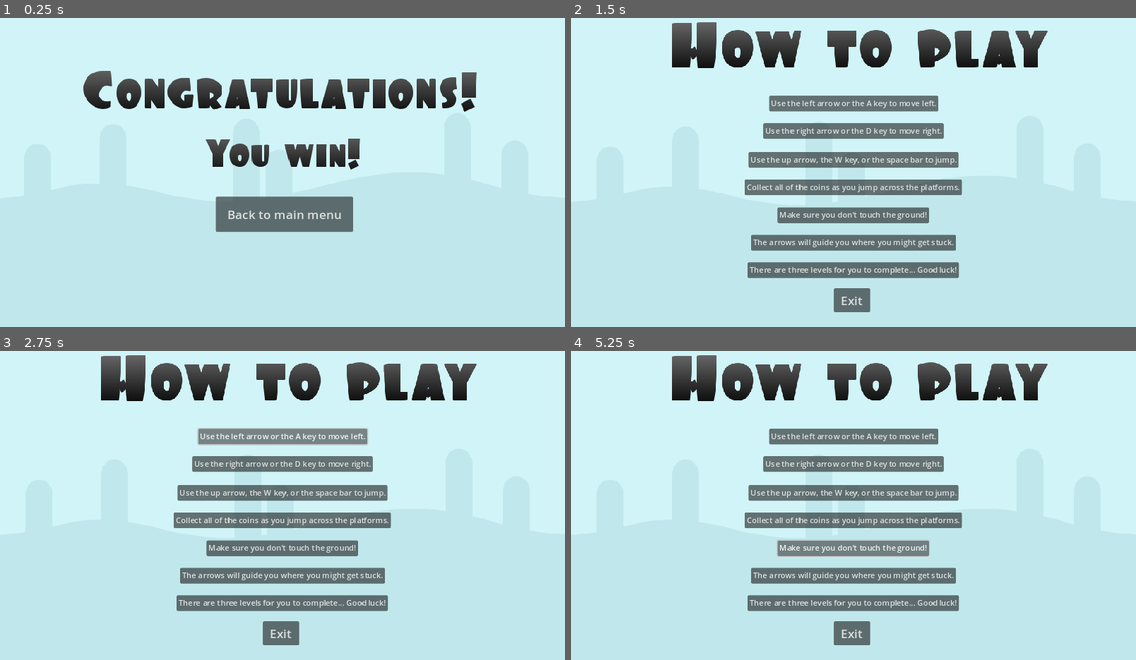
Above: before the commit, frames 1-4 (two rows, left to right).
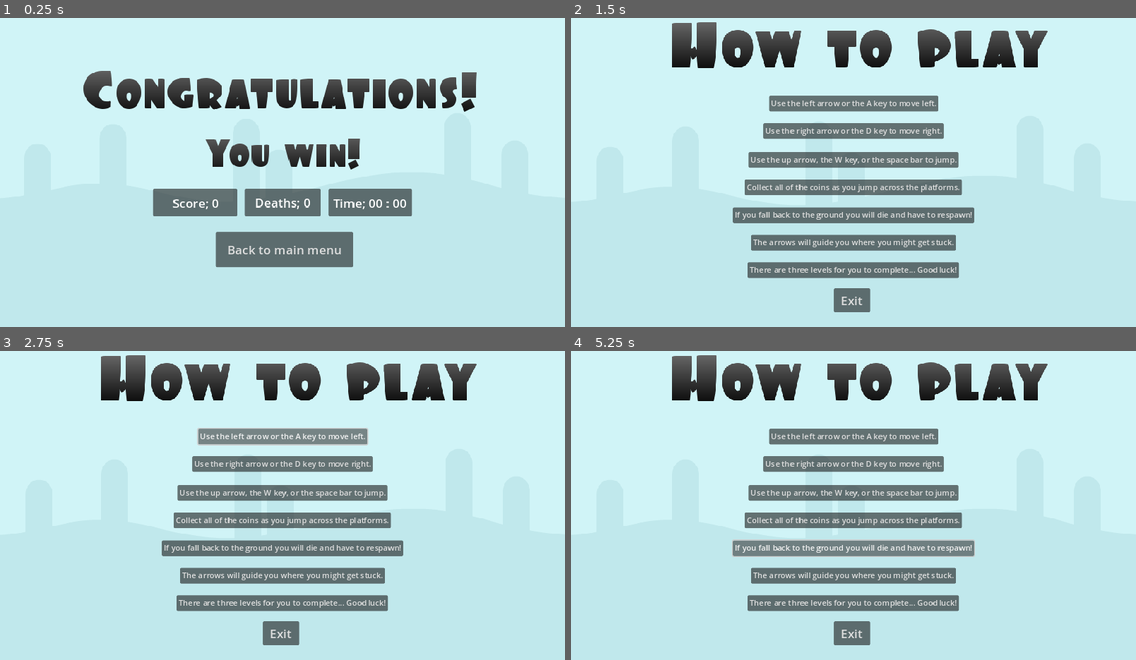
Above: after the commit, the same moments.

Repository: alisha356/Major-Project
Game: Godot game, scene res://end.tscn
Two runs of this game, one before a commit and one after it. Both use one fixed random seed, a clock stepped at 60 frames per second and the inputs below. This scene is started directly instead of the project's main scene.
Inputs:
- Up to frame 1 (0.25 s): no input
- Up to frame 2 (1.5 s): click "Back to main menu" at 0.5 s; click "How to play" at 1.25 s
- Up to frame 3 (2.75 s): click "Use the left arrow or the A k…" at 2 s
- Up to frame 4 (5.25 s): click "Use the right arrow or the D …" at 2.75 s; click "Use the up arrow, the W key, …" at 3.5 s; click "Collect all of the coins as y…" at 4.25 s; click "Make sure you don't touch the…" (after the commit: "If you fall back to the groun…") at 5 s

The runs differ from the first frame. In frame 1, 6.9% of the frame differs, in the area x 27-73%, y 55-81%; in frame 2, 1.1%; in frame 3, 1.1%; in frame 4, 1.2%.

Commit message:
Timer, score, and deaths update
Displayed the timer, score, and deaths variables after the user finishes the level.

Diff:
--- a/end.gd
+++ b/end.gd
@@ -1,5 +1,12 @@
 extends Node2D
+@onready var score = $"Score Text"
+@onready var deaths = $"Deaths Text"
+@onready var time = $"Time Text"
 
+func _ready():
+	time.text = "Time; " + str(global.time)
+	score.text = "Score; " + str(global.score)
+	deaths.text = "Deaths; " + str(global.deaths)
 
 func _on_button_pressed():
 	get_tree().change_scene_to_file("res://main_menu.tscn")
--- a/end.tscn
+++ b/end.tscn
@@ -28,10 +28,55 @@
 
 [node name="Button" type="Button" parent="."]
 offset_left = 440.0
-offset_top = 384.0
+offset_top = 456.0
 offset_right = 720.0
-offset_bottom = 456.0
+offset_bottom = 528.0
 theme_override_font_sizes/font_size = 25
 text = "Back to main menu"
 
+[node name="Score Background" type="Button" parent="."]
+offset_left = 312.0
+offset_top = 368.0
+offset_right = 484.0
+offset_bottom = 424.0
+theme_override_font_sizes/font_size = 25
+
+[node name="Score Text" type="Label" parent="."]
+offset_left = 352.0
+offset_top = 379.0
+offset_right = 446.0
+offset_bottom = 414.0
+theme_override_font_sizes/font_size = 25
+text = "Score; 0"
+
+[node name="Deaths Background" type="Button" parent="."]
+offset_left = 499.0
+offset_top = 368.0
+offset_right = 654.0
+offset_bottom = 424.0
+theme_override_font_sizes/font_size = 25
+
+[node name="Deaths Text" type="Label" parent="."]
+offset_left = 520.0
+offset_top = 378.0
+offset_right = 633.0
+offset_bottom = 413.0
+theme_override_font_sizes/font_size = 25
+text = "Deaths; 0"
+
+[node name="Time Background" type="Button" parent="."]
+offset_left = 670.0
+offset_top = 368.0
+offset_right = 840.0
+offset_bottom = 424.0
+theme_override_font_sizes/font_size = 25
+
+[node name="Time Text" type="Label" parent="."]
+offset_left = 679.0
+offset_top = 379.0
+offset_right = 829.0
+offset_bottom = 414.0
+theme_override_font_sizes/font_size = 25
+text = "Time; 00 : 00"
+
 [connection signal="pressed" from="Button" to="." method="_on_button_pressed"]
--- a/how_to.tscn
+++ b/how_to.tscn
@@ -48,11 +48,11 @@
 text = "Collect all of the coins as you jump across the platforms."
 
 [node name="Ground" type="Button" parent="."]
-offset_left = 421.0
+offset_left = 330.0
 offset_top = 405.0
-offset_right = 730.0
+offset_right = 822.0
 offset_bottom = 436.0
-text = "Make sure you don't touch the ground!"
+text = "If you fall back to the ground you will die and have to respawn!"
 
 [node name="Arrows" type="Button" parent="."]
 offset_left = 367.0
--- a/level_intermission.gd
+++ b/level_intermission.gd
@@ -1,4 +1,12 @@
 extends Node2D
+@onready var score = $"Score Text"
+@onready var deaths = $"Deaths Text"
+@onready var time = $"Time Text"
+
+func _ready():
+	time.text = "Time; " + str(global.time)
+	score.text = "Score; " + str(global.score)
+	deaths.text = "Deaths; " + str(global.deaths)
 
 
 func _on_continue_pressed():
--- a/level_intermission.tscn
+++ b/level_intermission.tscn
@@ -20,19 +20,64 @@
 scale = Vector2(1.55414, 1.79487)
 texture = ExtResource("2_qc3qv")
 
-[node name="Continue" type="Button" parent="."]
+[node name="Score Background" type="Button" parent="."]
+offset_left = 312.0
+offset_top = 296.0
+offset_right = 484.0
+offset_bottom = 352.0
+theme_override_font_sizes/font_size = 25
+
+[node name="Score Text" type="Label" parent="."]
+offset_left = 352.0
+offset_top = 307.0
+offset_right = 446.0
+offset_bottom = 342.0
+theme_override_font_sizes/font_size = 25
+text = "Score; 0"
+
+[node name="Deaths Background" type="Button" parent="."]
 offset_left = 499.0
 offset_top = 296.0
 offset_right = 654.0
-offset_bottom = 368.0
+offset_bottom = 352.0
+theme_override_font_sizes/font_size = 25
+
+[node name="Deaths Text" type="Label" parent="."]
+offset_left = 520.0
+offset_top = 306.0
+offset_right = 633.0
+offset_bottom = 341.0
+theme_override_font_sizes/font_size = 25
+text = "Deaths; 0"
+
+[node name="Time Background" type="Button" parent="."]
+offset_left = 670.0
+offset_top = 296.0
+offset_right = 840.0
+offset_bottom = 352.0
+theme_override_font_sizes/font_size = 25
+
+[node name="Time Text" type="Label" parent="."]
+offset_left = 679.0
+offset_top = 307.0
+offset_right = 815.0
+offset_bottom = 342.0
+theme_override_font_sizes/font_size = 25
+text = "Time; 00 : 00"
+
+[node name="Continue" type="Button" parent="."]
+offset_left = 499.0
+offset_top = 368.0
+offset_right = 654.0
+offset_bottom = 440.0
 theme_override_font_sizes/font_size = 25
 text = "Continue"
 
 [node name="Back" type="Button" parent="."]
 offset_left = 436.0
-offset_top = 384.0
+offset_top = 456.0
 offset_right = 716.0
-offset_bottom = 456.0
+offset_bottom = 528.0
 theme_override_font_sizes/font_size = 25
 text = "Back to main menu"
 
Not shown: 1 places in level_1.tscn that only renumber resources
Not shown: 1 places in level_2.tscn that only renumber resources
Not shown: 1 places in level_3.tscn that only renumber resources
Not shown: 1 places in main_menu.tscn that only renumber resources
